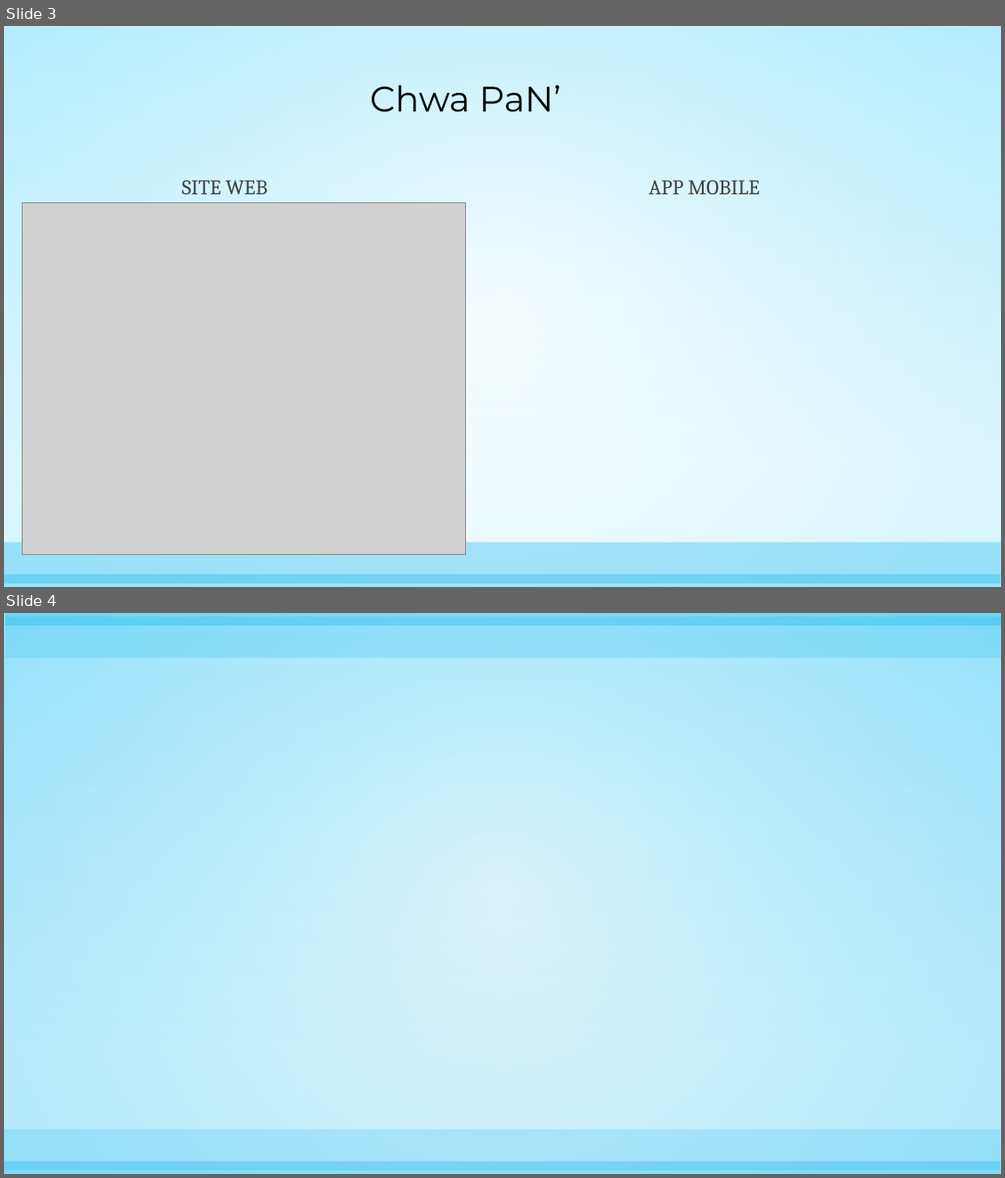
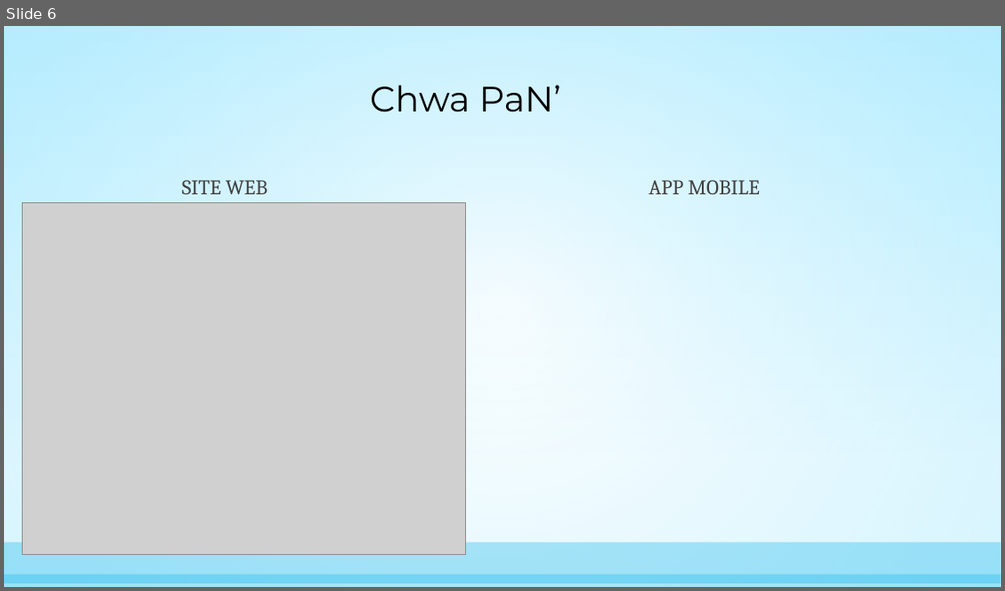
Before and after one commit to LysAMa/womenHackathon, a slide deck: Presentation/Chwa PaN’ - presentation.pptx. Shown one above the other, each under a label of ours: slides 3 and 4 before the commit, slide 6 after it. The pictures are 1005x1178 and 1005x591 pixels, drawn with LibreOffice and Linux fonts; fonts in the diff are those of the drawing; grey boxes stand for pictures. Boxes give left, top, right and bottom in pixels: in the first picture for what was removed or moved away, otherwise in the second. Text is boxed around its words. In the diff, an @@ line names an element or a change of style, - is before the commit and + after.

```diff
--- a/Presentation/Chwa PaN’ - presentation.pptx
+++ b/Presentation/Chwa PaN’ - presentation.pptx
@@ slide 4 removed at (4, 613, 1001, 1174), background gradient #C8F1FF to #FFFFFF; not listed: 2 template elements that a slide beside it also shows @@
@@ rectangle removed at (4, 613, 1001, 1174) @@
@@ rectangle removed at (6, 617, 1001, 657) @@
@@ rectangle removed at (6, 613, 1001, 625) @@
@@ rectangle removed at (4, 1129, 1001, 1170) @@
@@ what was slide 3 is now slide 6 @@
```
Also in this commit, not shown: 1 slide changed, 11 slides added, 5 other slides removed, 1 other file.
